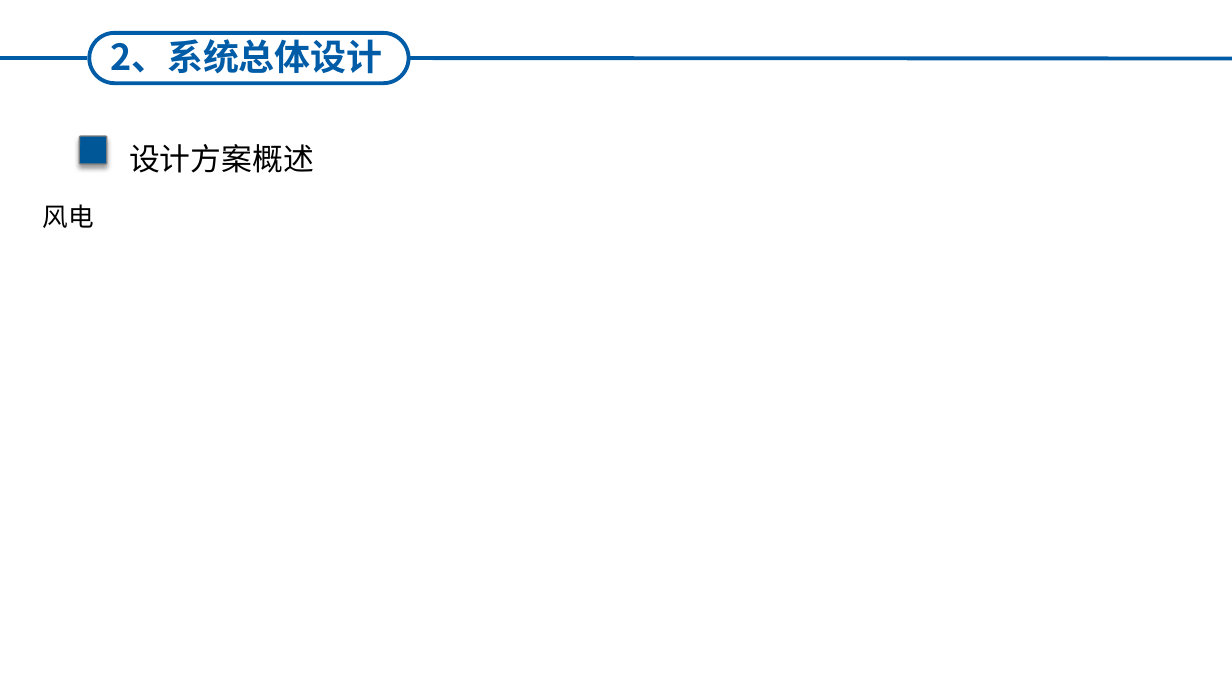
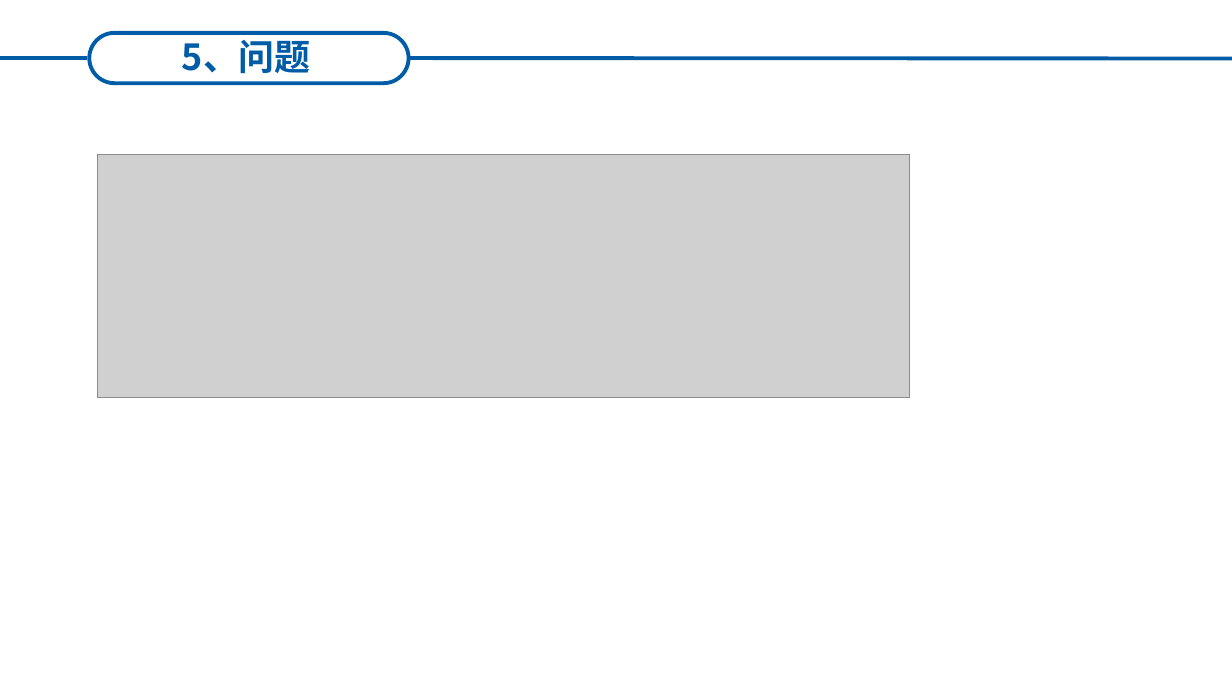
Before and after one commit to HNing109/StudyNotes, a slide deck: slide 18 of Golang_学习笔记/Golang_Web_学习笔记/ETCD_学习笔记/ETCD-调研.pptx (slide 12 before the commit). Drawn at 1232x693 pixels with LibreOffice and Linux fonts; fonts in the diff are those of the drawing; grey boxes stand for pictures. Boxes give left, top, right and bottom in pixels: in the first picture for what was removed or moved away, otherwise in the second. Text is boxed around its words. In the diff, an @@ line names an element or a change of style, - is before the commit and + after.

```diff
--- a/Golang_学习笔记/Golang_Web_学习笔记/ETCD_学习笔记/ETCD-调研.pptx
+++ b/Golang_学习笔记/Golang_Web_学习笔记/ETCD_学习笔记/ETCD-调研.pptx
@@ text at bbox=[182, 34, 311, 74]: text changed @@
-2、系统总体设计
+5、问题
@@ rounded rectangle removed at bbox=[79, 136, 107, 164] @@
@@ text removed at bbox=[129, 144, 314, 173] @@
-设计方案概述
@@ picture added at bbox=[97, 154, 910, 397] @@
@@ text removed at bbox=[42, 204, 93, 228] @@
-风电
```
Also in this commit, not shown: 6 other slides changed, 6 slides added, 6 other files.
